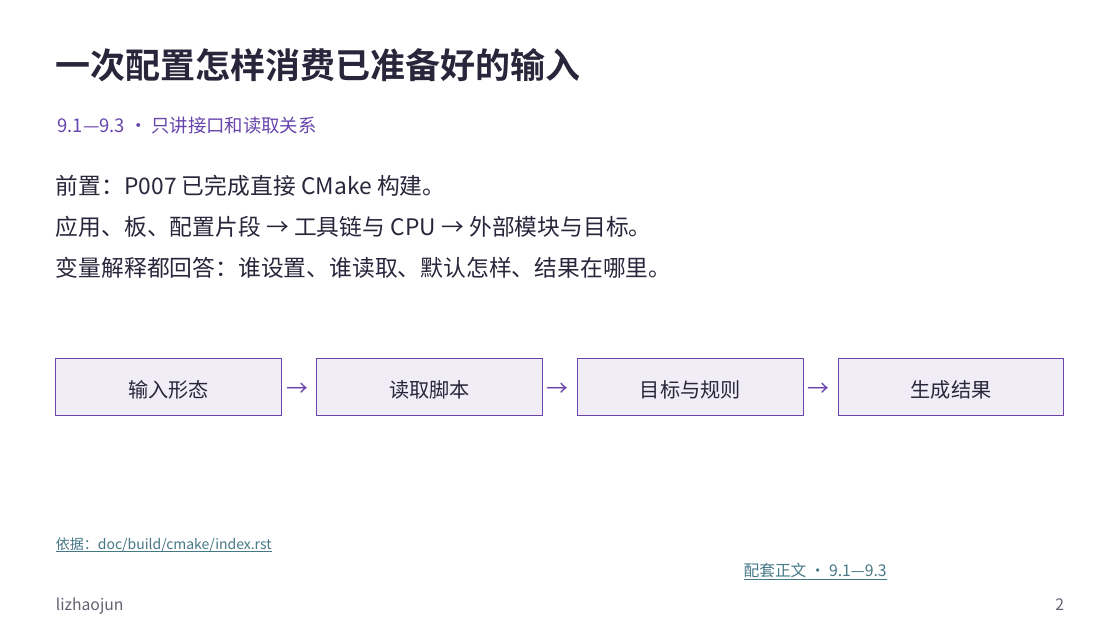
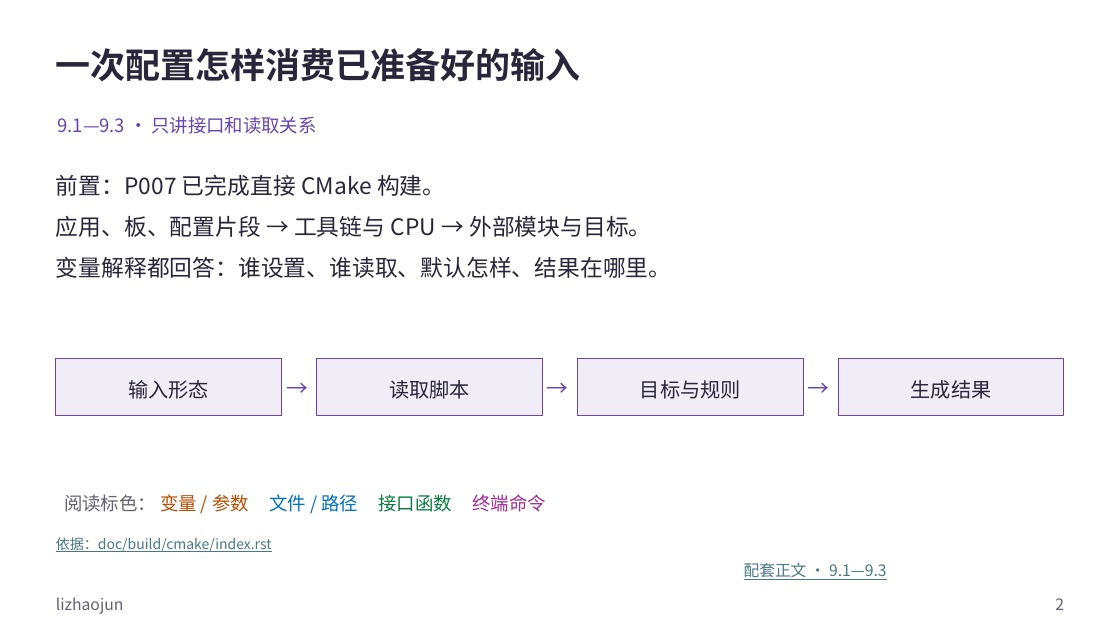
Before and after one commit to FormingSystem/zephyr_hc32f4a0, a slide deck: slide 2 of learning/P01_zephyr_make_project/slides/P009_Zephyr的CMake输入与依赖发现_Windows.pptx. Drawn at 1120x630 pixels with LibreOffice and Linux fonts; fonts in the diff are those of the drawing. Boxes give left, top, right and bottom in pixels: in the first picture for what was removed or moved away, otherwise in the second. Text is boxed around its words. In the diff, an @@ line names an element or a change of style, - is before the commit and + after.

Commit message:
content(learning/cmake-inputs): 统一输入发现文稿的接口与路径配色
- 按上下文区分 CMake 目录、查找函数和 Zephyr 输入变量，使 SDK 与源码模块的发现链更容易对应。
- 正式 PPT 与可重建原生源同步，保留封面、媒体、批注和非正文页脚署名。

```diff
--- a/learning/P01_zephyr_make_project/slides/P009_Zephyr的CMake输入与依赖发现_Windows.pptx
+++ b/learning/P01_zephyr_make_project/slides/P009_Zephyr的CMake输入与依赖发现_Windows.pptx
@@ text added at <box>64,494,546,512</box>, 15.8 pt, text #646173 @@
+阅读标色： 变量 / 参数 文件 / 路径 接口函数 终端命令
```
Also in this commit, not shown: 3 other slides changed, 23 other files.
